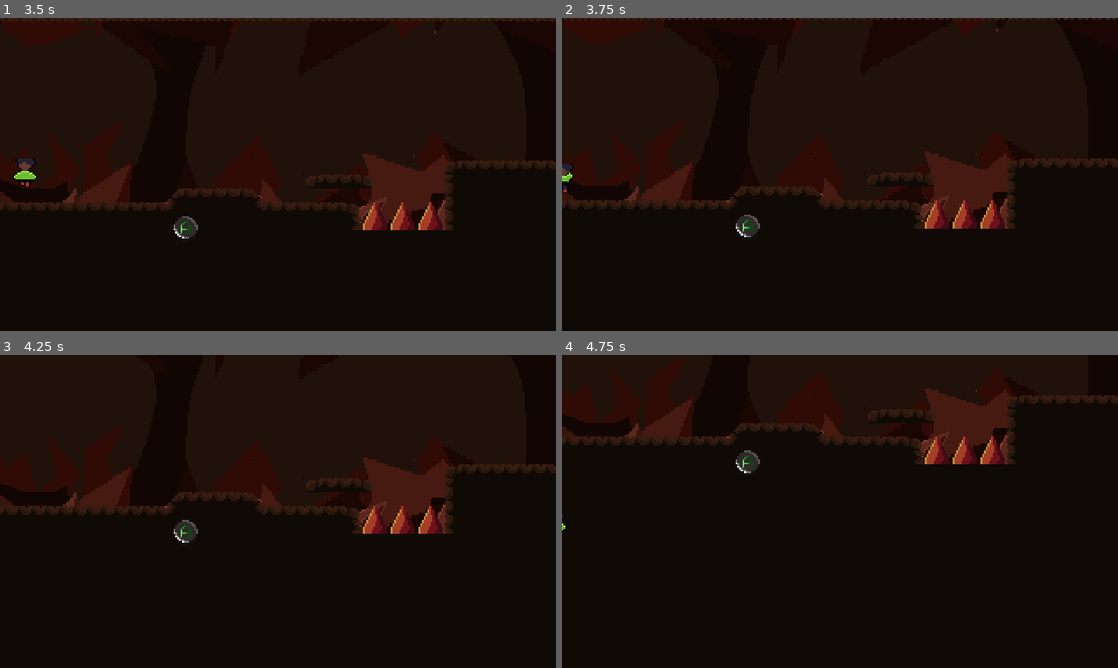
Above: before the commit, frames 1-4 (two rows, left to right).
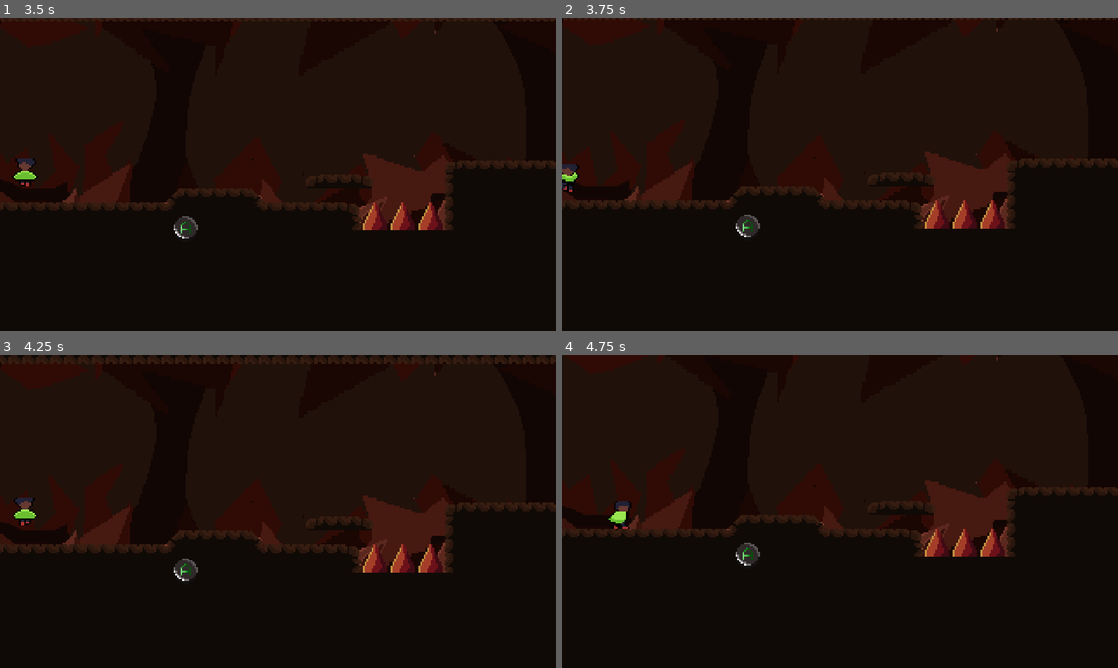
Above: after the commit, the same moments.

Repository: Omegalolchan/Cave_Runner
Game: Godot game, scene res://assets/Scenes/Menu.tscn
Two runs of this game, one before a commit and one after it. Both use one fixed random seed, a clock stepped at 60 frames per second and the inputs below.
Inputs:
- Up to frame 1 (3.5 s): tap Enter at 0.5 s; hold X (hook) 0.53-1.28 s; hold Right (moveRight) 0.53-2.03 s; tap C (jump) at 0.77, 1.52, 3.02 s; tap Down (slide) at 1.35, 2.85 s; hold X (hook) 2.03-2.78 s; hold Left (moveLeft) from 2.03 s (still down)
- Up to frame 2 (3.75 s): keep holding Left (moveLeft); hold X (hook) from 3.53 s (still down)
- Up to frame 3 (4.25 s): keep holding Left (moveLeft); keep holding X (hook); tap C (jump) at 3.77 s
- Up to frame 4 (4.75 s): release Left (moveLeft) at 4.28 s; release X (hook) at 4.28 s; hold Right (moveRight) from 4.28 s (still down); tap Down (slide) at 4.35 s; tap C (jump) at 4.52 s

Frame 1 is identical in both runs. In frame 2, 0.1% of the frame differs, in the area x 0-4%, y 46-56%; in frame 3, 10%; in frame 4, 14%, in the area x 0-100%, y 0-68%.

Commit message:
added collision ive missed

Diff:
--- a/assets/Scenes/Level_1.tscn
+++ b/assets/Scenes/Level_1.tscn
@@ -38,7 +38,7 @@
 texture_filter = 1
 tile_set = ExtResource("2_hqa46")
 format = 2
-layer_0/tile_data = PackedInt32Array(1441792, 65537, 0, 1507 …(283370 unchanged characters)… 7, 1, 721323, 65537, 1, 786859, 65537, 1)
+layer_0/tile_data = PackedInt32Array(1441792, 65537, 0, 1507 …(283370 unchanged characters)… 7, 1, 721323, 65537, 1, 786859, 65537, 1, 655359, 65537, 1, 720895, 65537, 1, 786431, 65537, 1, 851967, 65537, 1, 917503, 65537, 1, 983039, 65537, 1, 1048575, 65537, 1, 1114111, 65537, 1, 1179647, 65537, 1, 1245183, 65537, 1, 1310719, 65537, 1, 1376255, 65537, 1, 1441791, 65537, 1)
 
 [node name="Player" parent="." instance=ExtResource("3_plgsj")]
 position = Vector2(27, 166)
